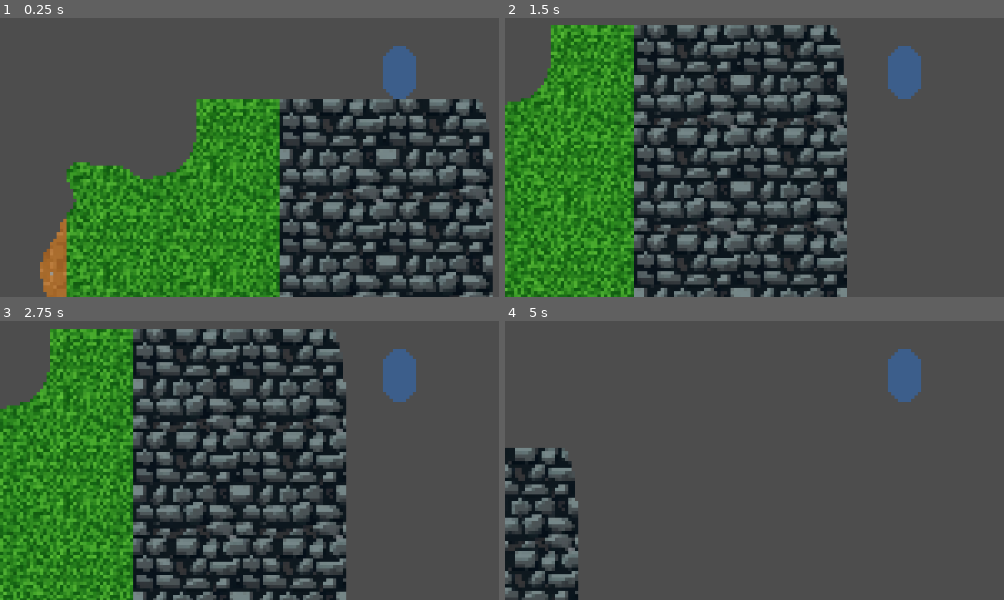
Above: before the commit, frames 1-4 (two rows, left to right).
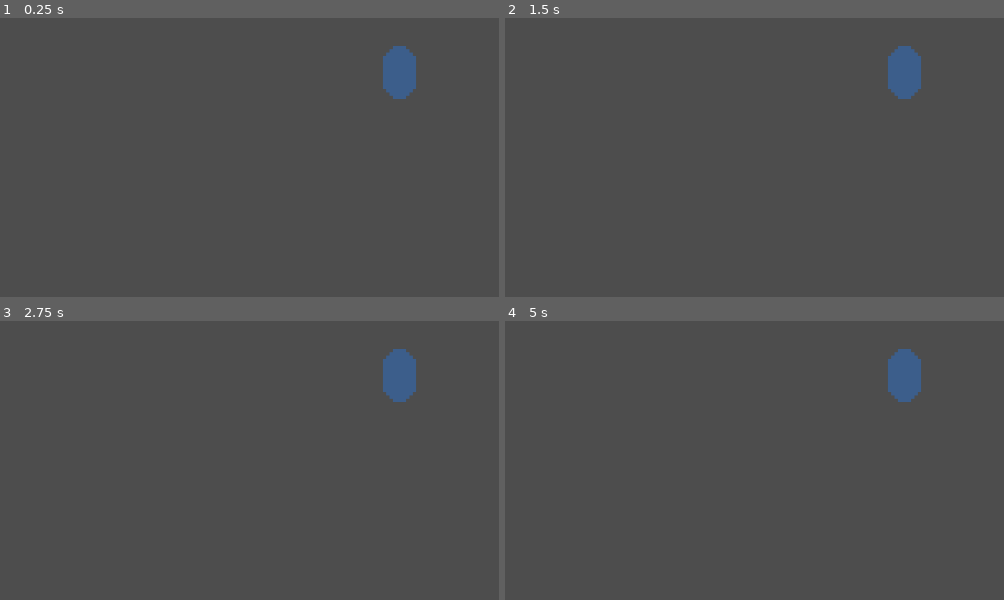
Above: after the commit, the same moments.

Repository: BerkZerker/Strata-Game-Project
Game: Godot game, scene res://src/world/world.tscn
The game is run twice, just before and just after one commit, with the same random seed, the same clock (stepped at 60 frames per second) and the same inputs.
Inputs (mouse positions are in pixels of both pictures, inside the frame that each line leads up to):
- Up to frame 1 (0.25 s): no input
- Up to frame 2 (1.5 s): tap Enter at 0.5 s; move the mouse to (outside the picture) at 0.52 s; hold D from 0.53 s (still down); click (outside the picture) at 0.67 s; tap Space at 0.77, 1.25 s; move the mouse to (744, 96) at 1.27 s; click (744, 96) at 1.42 s
- Up to frame 3 (2.75 s): tap Space at 1.52 s; tap Enter at 2 s; move the mouse to (outside the picture) at 2.02 s; release D at 2.03 s; hold A from 2.03 s (still down); click (outside the picture) at 2.17 s
- Up to frame 4 (5 s): tap Space at 2.75, 3.02, 3.77, 4.52 s; move the mouse to (864, 466) at 2.77 s; release A at 2.78 s; hold D 2.78-4.28 s; click (864, 466) at 2.92 s; move the mouse to (outside the picture) at 3.52 s; click (outside the picture) at 3.67 s; tap Enter at 4.25 s; move the mouse to (outside the picture) at 4.27 s; hold A from 4.28 s (still down); click (outside the picture) at 4.42 s

The runs differ from the first frame. In frame 1, 47% of the frame differs, in the area x 8-99%, y 29-100%; in frame 2, 53%; in frame 3, 54%, in the area x 0-70%, y 2-100%; in frame 4, 5.7%.
Error before the commit: Invalid access of index '3' on a base object of type: 'Array'. (res://src/world/world.gd:85)

Commit message:
greedy meshing fix, code is cleaned up bar chunk, world, and player

Diff:
--- a/src/scripts/greedy_meshing.gd
+++ b/src/scripts/greedy_meshing.gd
@@ -22,9 +22,9 @@
 			if visited[y][x] or grid[y][x][0] == 0: # Skip if already visited or empty
 				continue
 
-			# Find the width of the rectangle
+			# Find the width of the rectangle using all block IDs that are not 0 (air)
 			var rect_width = 1
-			while x + rect_width < width and grid[y][x + rect_width][0] == grid[y][x][0] and not visited[y][x + rect_width]:
+			while x + rect_width < width and grid[y][x + rect_width][0] != 0 and not visited[y][x + rect_width]:
 				rect_width += 1
 
 			# Find the height of the rectangle
@@ -32,7 +32,7 @@
 			var can_extend = true
 			while y + rect_height < height and can_extend:
 				for dx in range(rect_width):
-					if grid[y + rect_height][x + dx][0] != grid[y][x][0] or visited[y + rect_height][x + dx]:
+					if grid[y + rect_height][x + dx][0] == 0 or visited[y + rect_height][x + dx]:
 						can_extend = false
 						break
 				if can_extend:
--- a/src/world/chunk.gd
+++ b/src/world/chunk.gd
@@ -13,7 +13,6 @@
 # Builds the chunk scene. Should be called after adding the chunk to the scene
 # Called before ready. Need to rename
 func build(chunk_data: Array, chunk_pos: Vector2i) -> void:
-	print('build called')
 	terrain_data = chunk_data
 	chunk_size = chunk_data.size() # Assuming square chunks
 
@@ -30,15 +29,6 @@
 func rebuild() -> void:
 	pass # TODO: Implement rebuild logic
 
-
-# Returns the terrain data for this chunk
-func get_terrain_data() -> Array:
-	return terrain_data
-
-
-# Sets the terrain data for this chunk
-func set_terrain_data(data: Array) -> void:
-	terrain_data = data
 
 # Move code from build to here?
 func _ready() -> void:
@@ -77,6 +67,7 @@
 	visual_mesh.material.set_shader_parameter("chunk_data_texture", data_texture)
 
 # maybe TEMP
+# MOVE THIS INTO SETUP MESH
 # Encodes the terrain data into a texture for the shader
 # The _create_data_texture helper function remains exactly the same as before.
 func _create_data_texture() -> ImageTexture:
@@ -88,7 +79,7 @@
 			var block_id = float(terrain_data[-y - 1][x][0])
 			var clump_id = float(terrain_data[-y - 1][x][1])
 			if block_id != 0: # not air
-				image.set_pixel(x, y, Color(clump_id / 255.0, 0, 0))
+				image.set_pixel(x, y, Color(block_id / 255.0, 0, 0))
 			else:
 				image.set_pixel(x, y, Color(0, 0, 0)) # Transparent
 
@@ -122,6 +113,7 @@
 	for body in area_2d.get_overlapping_bodies():
 		if body is CharacterBody2D: # For now this is just the player
 			is_active = true
+			print('body detected during setup! enabled shapes') # This will be helpful when editing terrain
 			break
 
 	# And setup the shapes
@@ -140,6 +132,7 @@
 	if body is CharacterBody2D: # For now this is just the player
 		for child in static_body.get_children():
 			child.set_deferred("disabled", false)
+			#print('normal area detection, shapes enabled')
 
 
 # Disables the collision shapes when the player exits the area
@@ -147,3 +140,4 @@
 	if body is CharacterBody2D: # For now this is just the player
 		for child in static_body.get_children():
 			child.set_deferred("disabled", true)
+			#print('normal area detection, shapes disabled')
--- a/src/world/chunk.tscn
+++ b/src/world/chunk.tscn
@@ -27,6 +27,7 @@
 collision_mask = 0
 
 [node name="TerrainMesh" type="MeshInstance2D" parent="."]
+visible = false
 material = SubResource("ShaderMaterial_itscw")
 
 [connection signal="body_entered" from="Area2D" to="." method="_on_area_2d_body_entered"]
--- a/src/world/world.gd
+++ b/src/world/world.gd
@@ -9,8 +9,7 @@
 const TerrainGenerator: Script = preload("res://src/scripts/terrain_generator.gd")
 const TerrainBuilder: Script = preload("res://src/scripts/terrain_builder.gd")
 
-var chunk_data = []
-var chunk_meshes = []
+var chunks
 var pressed = false
 var mouse_button = "none"
 
@@ -21,7 +20,7 @@
 	var builder = TerrainBuilder.new()
 
 	var world_data = generator.generate_noise_terrain(WORLD_SEED, Vector2i(WORLD_WIDTH, WORLD_HEIGHT), CHUNK_SIZE)
-	var chunks = builder.build_terrain(world_data)
+	chunks = builder.build_terrain(world_data)
 
 	# Add the chunks to the scene
 	for x in range(WORLD_WIDTH):
@@ -66,44 +65,44 @@
 
 	var affected_chunks = {} # Using a Dictionary as a Set to store unique chunk positions
 
-	# 1. Determine all blocks to change and update their data
-	for x_offset in range(-radius, radius + 1):
-		for y_offset in range(-radius, radius + 1):
-			var offset = Vector2(x_offset, y_offset)
-			if offset.length() <= radius:
-				var block_pos = Vector2i(center_block_pos.x + x_offset, center_block_pos.y + y_offset)
-
-				# 2. Convert global block position to chunk and local block positions
-				var chunk_pos = Vector2i(floor(float(block_pos.x) / CHUNK_SIZE), floor(float(block_pos.y) / CHUNK_SIZE))
-				var local_pos = Vector2i(block_pos.x % CHUNK_SIZE, block_pos.y % CHUNK_SIZE)
-
-				# Boundary checks for the world
-				if chunk_pos.x < 0 or chunk_pos.x >= WORLD_WIDTH or chunk_pos.y < 0 or chunk_pos.y >= WORLD_HEIGHT:
-					continue
-
-				# 3. Update the data and mark the chunk as "dirty"
-				chunk_data[chunk_pos.x][chunk_pos.y][local_pos.y][local_pos.x] = [tile_type, 0] # SUPER TEMP
-				affected_chunks[chunk_pos] = true
-
-	# 4. Re-mesh all unique chunks that were affected
-	var builder = TerrainBuilder.new()
-	for chunk_pos in affected_chunks.keys():
-		# Find and remove the old chunk mesh (reverse loop)
-		for i in range(chunk_meshes.size() - 1, -1, -1):
-			var mesh_node = chunk_meshes[i]
-			# Compare positions to find the right one
-			var expected_pos = Vector2(chunk_pos.x * CHUNK_SIZE, chunk_pos.y * CHUNK_SIZE)
-			if mesh_node.position.is_equal_approx(expected_pos):
-				mesh_node.queue_free()
-				chunk_meshes.remove_at(i)
-				break
-
-		# Create and add the new, updated chunk mesh
-		var new_chunk_mesh = builder.build_chunk(chunk_pos, chunk_data[chunk_pos.x][chunk_pos.y], CHUNK_SIZE)
-		# TEMP
-		new_chunk_mesh.set_terrain_data(chunk_data[chunk_pos.x][chunk_pos.y])
-		add_child(new_chunk_mesh)
-		# TEMP
-		builder.setup_visuals(new_chunk_mesh, CHUNK_SIZE)
-
-		chunk_meshes.append(new_chunk_mesh)
+	## 1. Determine all blocks to change and update their data
+	#for x_offset in range(-radius, radius + 1):
+		#for y_offset in range(-radius, radius + 1):
+			#var offset = Vector2(x_offset, y_offset)
+			#if offset.length() <= radius:
+				#var block_pos = Vector2i(center_block_pos.x + x_offset, center_block_pos.y + y_offset)
+#
+				## 2. Convert global block position to chunk and local block positions
+				#var chunk_pos = Vector2i(floor(float(block_pos.x) / CHUNK_SIZE), floor(float(block_pos.y) / CHUNK_SIZE))
+				#var local_pos = Vector2i(block_pos.x % CHUNK_SIZE, block_pos.y % CHUNK_SIZE)
+#
+				## Boundary checks for the world
+				#if chunk_pos.x < 0 or chunk_pos.x >= WORLD_WIDTH or chunk_pos.y < 0 or chunk_pos.y >= WORLD_HEIGHT:
+					#continue
+#
+				## 3. Update the data and mark the chunk as "dirty"
+				#chunks[chunk_pos.x][chunk_pos.y].get_terrain_data()[local_pos.y][local_pos.x] = [tile_type, 0] # SUPER TEMP
+				#affected_chunks[chunk_pos] = true
+#
+	## 4. Re-mesh all unique chunks that were affected
+	#var builder = TerrainBuilder.new()
+	#for chunk_pos in affected_chunks.keys():
+		## Find and remove the old chunk mesh (reverse loop)
+		#for i in range(chunk_meshes.size() - 1, -1, -1):
+			#var mesh_node = chunk_meshes[i]
+			## Compare positions to find the right one
+			#var expected_pos = Vector2(chunk_pos.x * CHUNK_SIZE, chunk_pos.y * CHUNK_SIZE)
+			#if mesh_node.position.is_equal_approx(expected_pos):
+				#mesh_node.queue_free()
+				#chunk_meshes.remove_at(i)
+				#break
+#
+		## Create and add the new, updated chunk mesh
+		#var new_chunk_mesh = builder.build_chunk(chunk_pos, chunk_data[chunk_pos.x][chunk_pos.y], CHUNK_SIZE)
+		## TEMP
+		#new_chunk_mesh.set_terrain_data(chunk_data[chunk_pos.x][chunk_pos.y])
+		#add_child(new_chunk_mesh)
+		## TEMP
+		#builder.setup_visuals(new_chunk_mesh, CHUNK_SIZE)
+		#
+		#chunk_meshes.append(new_chunk_mesh)
--- a/src/world/world.tscn
+++ b/src/world/world.tscn
@@ -1,10 +1,20 @@
-[gd_scene load_steps=3 format=3 uid="uid://dmenimsif17h2"]
+[gd_scene load_steps=4 format=3 uid="uid://dmenimsif17h2"]
 
 [ext_resource type="Script" uid="uid://bymyrjse82oq5" path="res://src/world/world.gd" id="1_tp5op"]
 [ext_resource type="PackedScene" uid="uid://dhjepimdy0621" path="res://src/entities/player.tscn" id="2_xlegt"]
+
+[sub_resource type="CapsuleShape2D" id="CapsuleShape2D_6fy3g"]
+radius = 343.0
+height = 686.0
 
 [node name="World" type="Node2D"]
 script = ExtResource("1_tp5op")
 
 [node name="Player" parent="." instance=ExtResource("2_xlegt")]
 position = Vector2(228, -32)
+
+[node name="CharacterBody2D" type="CharacterBody2D" parent="."]
+
+[node name="CollisionShape2D" type="CollisionShape2D" parent="CharacterBody2D"]
+position = Vector2(862, 188)
+shape = SubResource("CapsuleShape2D_6fy3g")
Not shown, changed: TODO.md
